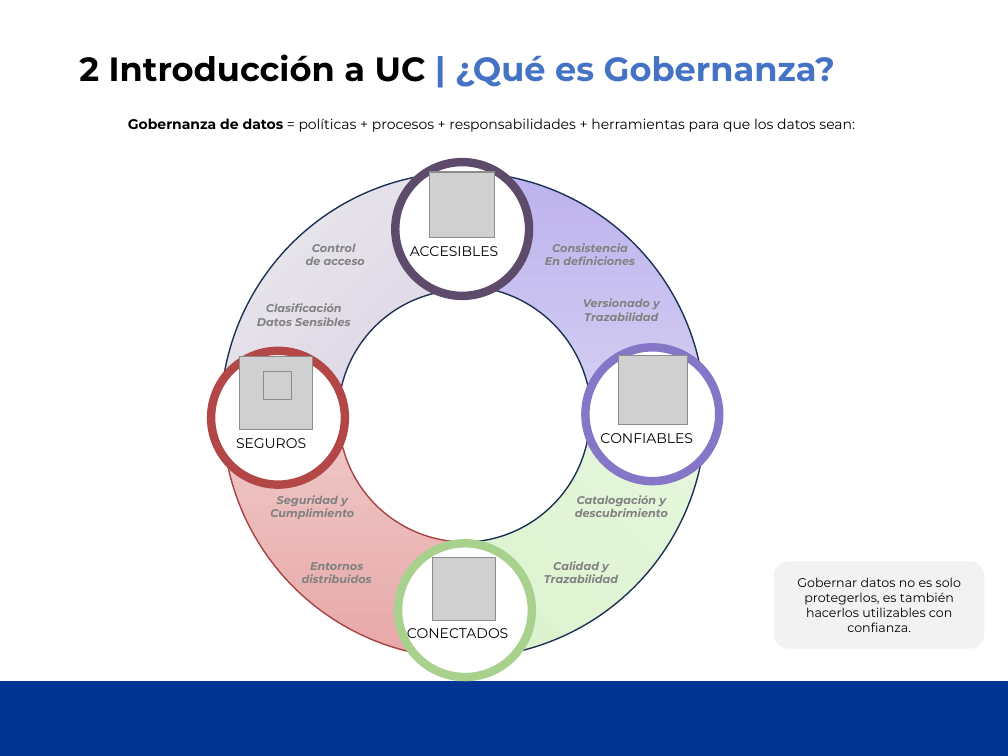
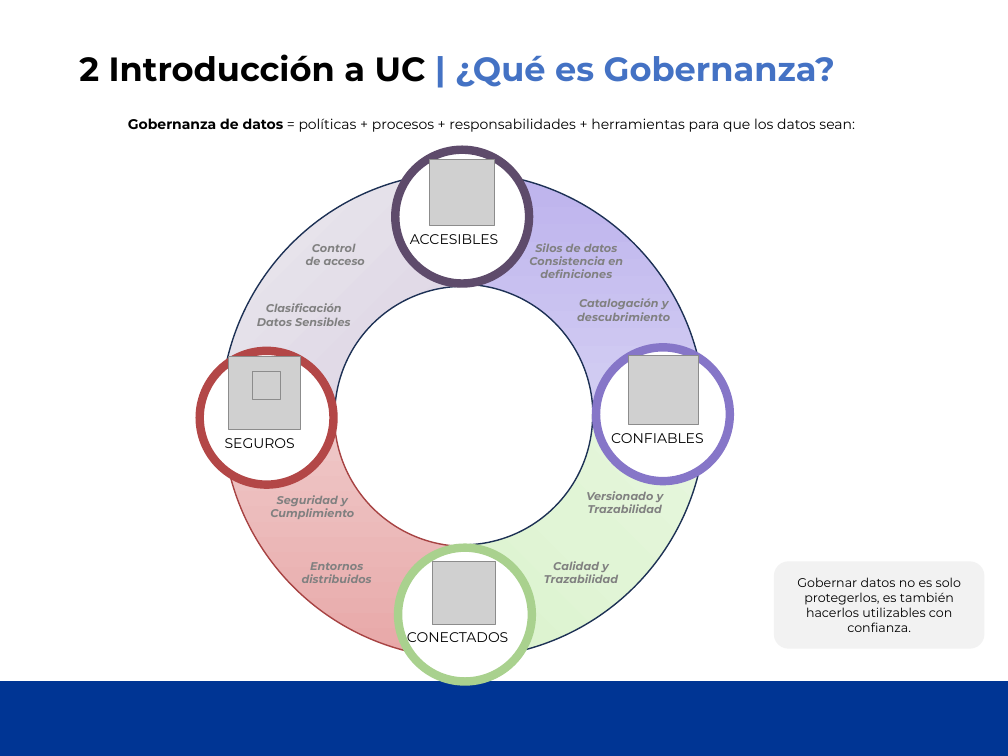
Before and after one commit to jmartinezceste/251101Course_UC_Ceste, a slide deck: slide 7 of UC_Course_Sesion2/UCDatabrick - Sesion 2.pptx. Drawn at 1008x756 pixels with LibreOffice and Linux fonts; fonts in the diff are those of the drawing; grey boxes stand for pictures; background and template pictures are left out. Boxes give left, top, right and bottom in pixels: in the first picture for what was removed or moved away, otherwise in the second. Text is boxed around its words. In the diff, an @@ line names an element or a change of style, - is before the commit and + after.

```diff
--- a/UC_Course_Sesion2/UCDatabrick - Sesion 2.pptx
+++ b/UC_Course_Sesion2/UCDatabrick - Sesion 2.pptx
@@ proportions changed in 4 elements at bbox=[221, 172, 707, 658], bbox=[223, 172, 709, 658], bbox=[220, 172, 706, 658], bbox=[220, 172, 706, 658] @@
@@ ellipse: place and size @@
-ellipse at bbox=[395, 162, 529, 296]
+ellipse at bbox=[395, 150, 529, 284]
@@ picture: place and size @@
-picture at bbox=[429, 172, 495, 238]
+picture at bbox=[429, 159, 495, 225]
@@ text "ACCESIBLES": place and size @@
-text "ACCESIBLES" at bbox=[410, 246, 498, 256]
+text "ACCESIBLES" at bbox=[410, 234, 498, 244]
@@ text at bbox=[529, 243, 623, 278]: text changed @@
-Consistencia
-En definiciones
+Silos de datos Consistencia en definiciones
@@ text "Catalogación y descubrimiento": place and size @@
-text "Catalogación y descubrimiento" at bbox=[575, 495, 668, 517]
+text "Catalogación y descubrimiento" at bbox=[577, 298, 670, 321]
@@ 2 pictures, 1 text, 1 ellipse: place and size @@
-2 pictures, 1 text, 1 ellipse at bbox=[211, 351, 345, 485]
+2 pictures, 1 text, 1 ellipse at bbox=[200, 351, 334, 485]
@@ 1 picture, 1 text, 1 ellipse: place and size @@
-1 picture, 1 text, 1 ellipse at bbox=[586, 348, 720, 482]
+1 picture, 1 text, 1 ellipse at bbox=[596, 348, 730, 482]
@@ text "Versionado y": place and size @@
-text "Versionado y" at bbox=[583, 298, 660, 321]
+text "Versionado y" at bbox=[586, 491, 664, 513]
@@ 1 picture, 1 text, 1 ellipse: place and size @@
-1 picture, 1 text, 1 ellipse at bbox=[398, 543, 532, 677]
+1 picture, 1 text, 1 ellipse at bbox=[398, 547, 532, 681]
```
Also in this commit, not shown: 2 other slides changed, 1 slide removed.
